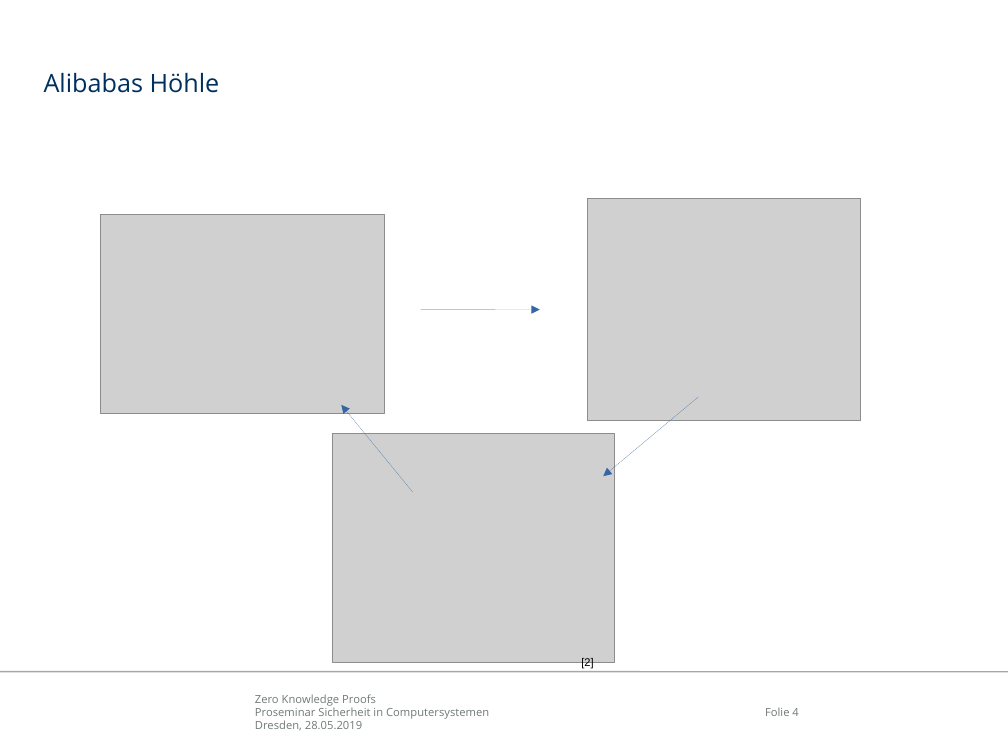
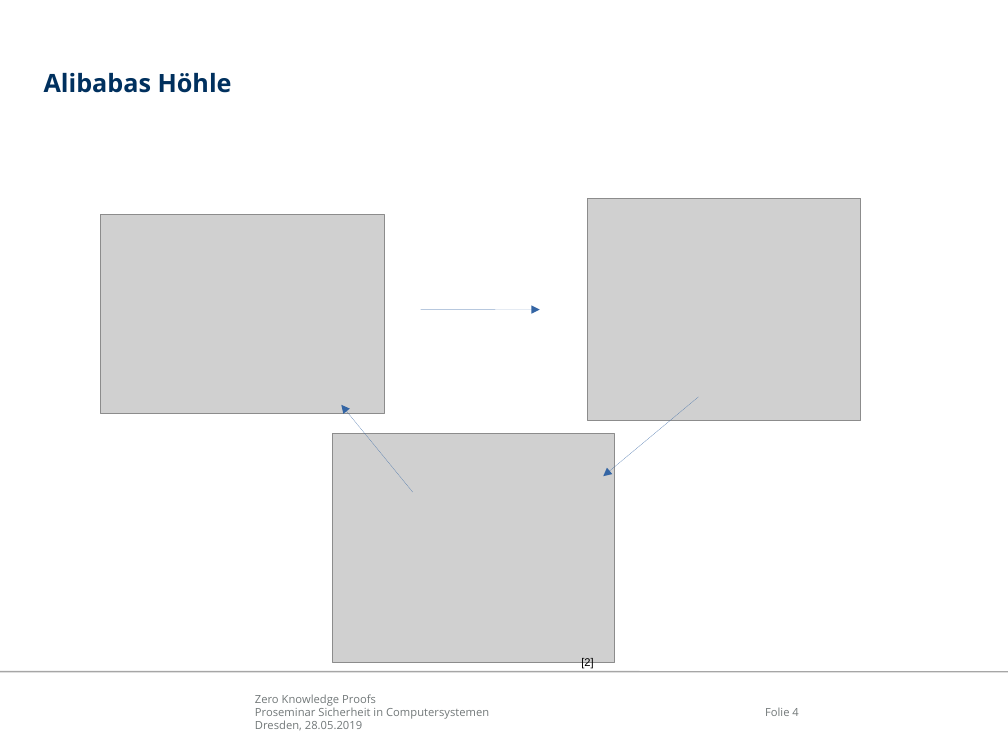
Before and after one commit to mostermann96/Presentations, a slide deck: slide 4 of Zero-Knowledge Proofs/Präsentation/ZKP.odp. Drawn at 1008x756 pixels with LibreOffice and Linux fonts; fonts in the diff are those of the drawing; grey boxes stand for pictures; background and template pictures are left out. Boxes give left, top, right and bottom in pixels: in the first picture for what was removed or moved away, otherwise in the second. Text is boxed around its words. In the diff, an @@ line names an element or a change of style, - is before the commit and + after.

```diff
--- a/Zero-Knowledge Proofs/Präsentation/ZKP.odp
+++ b/Zero-Knowledge Proofs/Präsentation/ZKP.odp
@@ title "Alibabas Höhle" at [44,73,232,93]: bold on @@
```
Also in this commit, not shown: 1 other slide changed, 1 slide added, 2 other files.
